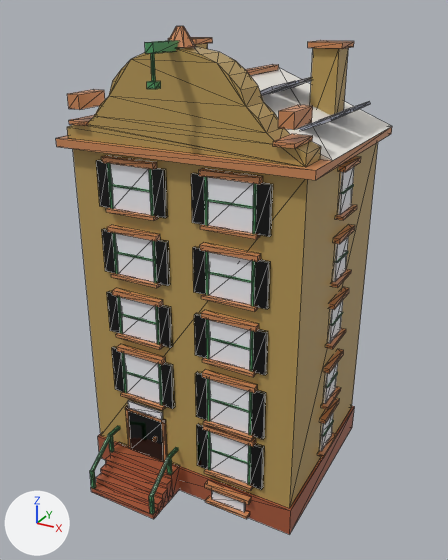
A saved change to the glTF model assets/managed-models/buildings/house-1x1-5f-dutch-a-solar/house-1x1-5f-dutch-a-solar.glb.
Both versions are drawn from a 50 mm camera at (1.125, -2.032, 1.883) aimed at (0.015, -0.014, 0.874). The axes (+X, +Y, +Z) are drawn at lower left. The lights are the same throughout. The older version comes first. Mesh edges are drawn as thin lines. Vertices at exactly the same position are counted once.

The scene before the commit, as lines of its bpy script (objects in view):
```python
me_house_1x1_5f_dutch_a_solar = bpy.data.meshes.new('house-1x1-5f-dutch-a-solar')
me_house_1x1_5f_dutch_a_solar.from_pydata(...)  # 1610 vertices, 2680 faces; spans x -0.5..0.5, y -0.5..0.5, z 0.0..1.83
me_house_1x1_5f_dutch_a_solar.materials.append(mat_m_house_1x1_5f_dutch_a_solar)
ob_house_1x1_5f_dutch_a_solar = bpy.data.objects.new('house-1x1-5f-dutch-a-solar', me_house_1x1_5f_dutch_a_solar)
ob_house_1x1_5f_dutch_a_solar.location = (0.0, 0.0, 0.0)
```
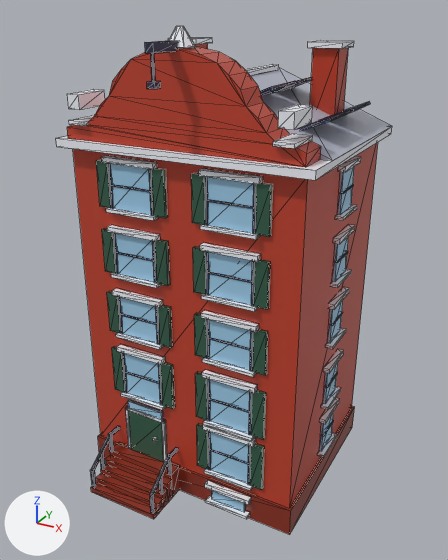
What differs and where, as boxes [x1, y1, x2, y2] in the pictures (448 x 560 px; the box of a moved part takes in the faces that stretch with it):
part 1 of me_house_1x1_5f_dutch_a_solar, added
    after: [100, 451, 105, 470]
part 2 of me_house_1x1_5f_dutch_a_solar, moved or reshaped
    before: [90, 427, 178, 514]
    after: [90, 427, 178, 513]
part 3 of me_house_1x1_5f_dutch_a_solar, surface changed
    both: [56, 26, 392, 534]

What changed in the scene script:
```text
Change me_house_1x1_5f_dutch_a_solar:
    used by ob_house_1x1_5f_dutch_a_solar; location = (0.0, 0.0, 0.0)
    remove me_house_1x1_5f_dutch_a_solar.from_pydata(...)  # 1610 vertices, 2680 faces; spans x -0.5..0.5, y -0.5..0.5, z 0.0..1.83
    add me_house_1x1_5f_dutch_a_solar.from_pydata(...)  # 1626 vertices, 2704 faces; spans x -0.5..0.5, y -0.5..0.5, z 0.0..1.83
    me_house_1x1_5f_dutch_a_solar part 1: a new loose piece, a box spanning x -0.356..-0.344, y -0.431..-0.419, z 0.072..0.164, in mat_m_house_1x1_5f_dutch_a_solar
    me_house_1x1_5f_dutch_a_solar part 2
    5 vertices are removed from x -0.36..-0.04, y -0.5..-0.49, z 0.02..0.11
    70 faces are deleted
    2 vertices move from x -0.06..-0.04, y -0.5, z 0.11 to x -0.06..-0.04, y -0.43, z 0.16
    8 vertices are added at x -0.06..-0.04, y -0.48..-0.42, z 0.02..0.16
    5 new vertices lie (0.0, 0.0, 0.1) away from vertices in x -0.36..-0.04, y -0.5..-0.49, z 0.02
    82 new faces join them
    me_house_1x1_5f_dutch_a_solar part 3: 2610 kept faces spanning x -0.5..0.5, y -0.5..0.5, z 0.0..1.83 get new texture (UV) coordinates
```
